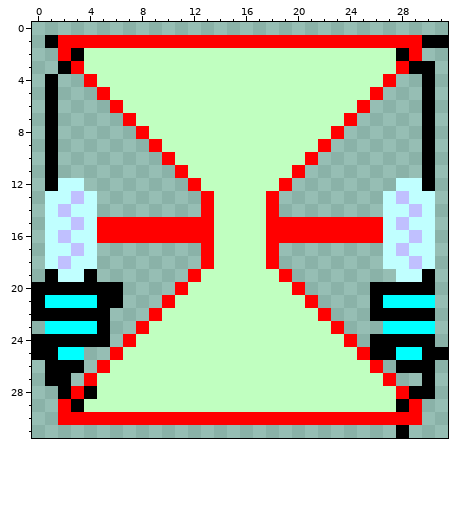
File history of a pixel-art sprite, Ludum_Dare_34.gmx/sprites/images/spr_enemy_0.png. Above: the version before the commit.
The file is 32x32 pixels.
After the commit:
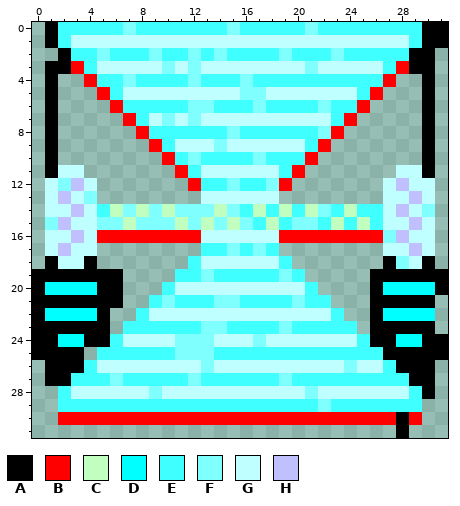
Palette (. is transparent): A #000000  B #ff0000  C #c0ffc0  D #00ffff  E #40ffff  F #80ffff  G #c0ffff  H #c0c0ff
Message: finalized enemy sprites potential for animations?
Diff:
Changed rows in their new state; - is an unchanged pixel.
first column x 0:
 0 -AEEEEEFEEEEEEEFEEEEEFEEEEEEEEAA
 1 --EGGGGGGGGGGGGGGGGGGGGGGGGGGE--
 2 --AEEFEEEFEEFEFEEEEFEEEFEEEEEAA-
 3 -A--EGGGGGFGFGGGGGGGGFGGGGGE----
 4 -----EEFEEEEFEEEFEEEEEEEEEE-----
 5 ------EGGGGGGGGGFFGGGGGGGE------
 6 -------EEEEEFFEEEFEEEEFEE-------
 7 --------EGFGFGGGGGGGGGGE--------
 8 ---------EEEEEEFEEEEEEF---------
 9 ----------EGGGFGGGGGGE----------
10 -----------EFEEEEFEEE-----------
11 --GG--------EGGGGGGE--------GG--
12 -GFHG--------EEFEEF--------GH-G-
13 --HGF--------GGGGGG---------GH--
14 --GH-ECFCFCFFF-FE-ECECFECEE-HGF-
15 -FHG-FFCFFFCFCF-FECEFFECECE-GH--
16 --GH---------GGGGGG--------FHG--
17 --HG---------EEFEFE---------GH--
18 -AG-A-------EGGGGGGE-------AFGA-
19 A-AA-AA----EEFEEEEEFE-----AAAA-A
20 -DDDD-----EGGGGGGGGGGE-----DDDDA
21 -AAAA----EFEEEFFEEEEFEE----AAAA-
22 -DDDD---EGGGGGGGGGGGGGGE---DDDD-
23 AAAAA--EEEEEEFFEEEEFEEEEE-AAAAA-
24 --DD--EGGGGFFFGGGFGGGGGGGE--DD-A
25 --AA-EEEEEEFFFEEEEEEEEEEEEE-AA--
26 ----EGGGGGGGGFGGGGGGGGGGFGGE----
27 ---EEEFEEEEEFEEEEEEFEEEEEEEEEA--
28 --EGGGGGGFGGGGGGGGGGGFGGGGGGGE--
29 --EEEEEEEEEEEEEEEEEEEEFEEEEEEE--
30 ----------------------------A---
